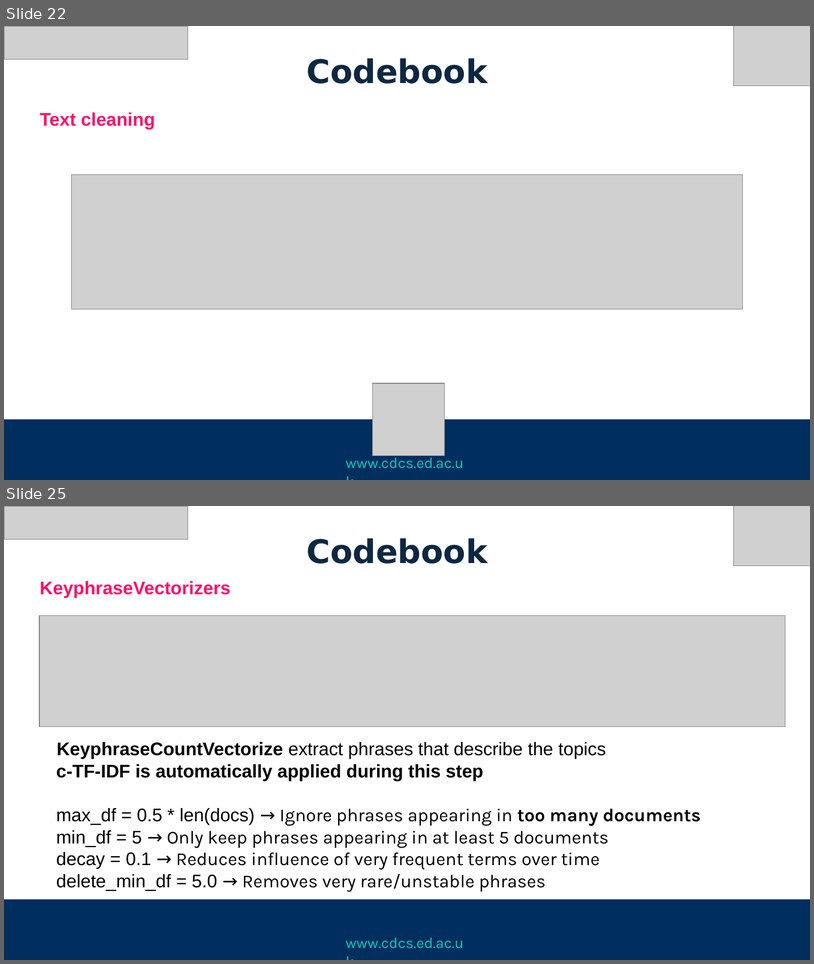
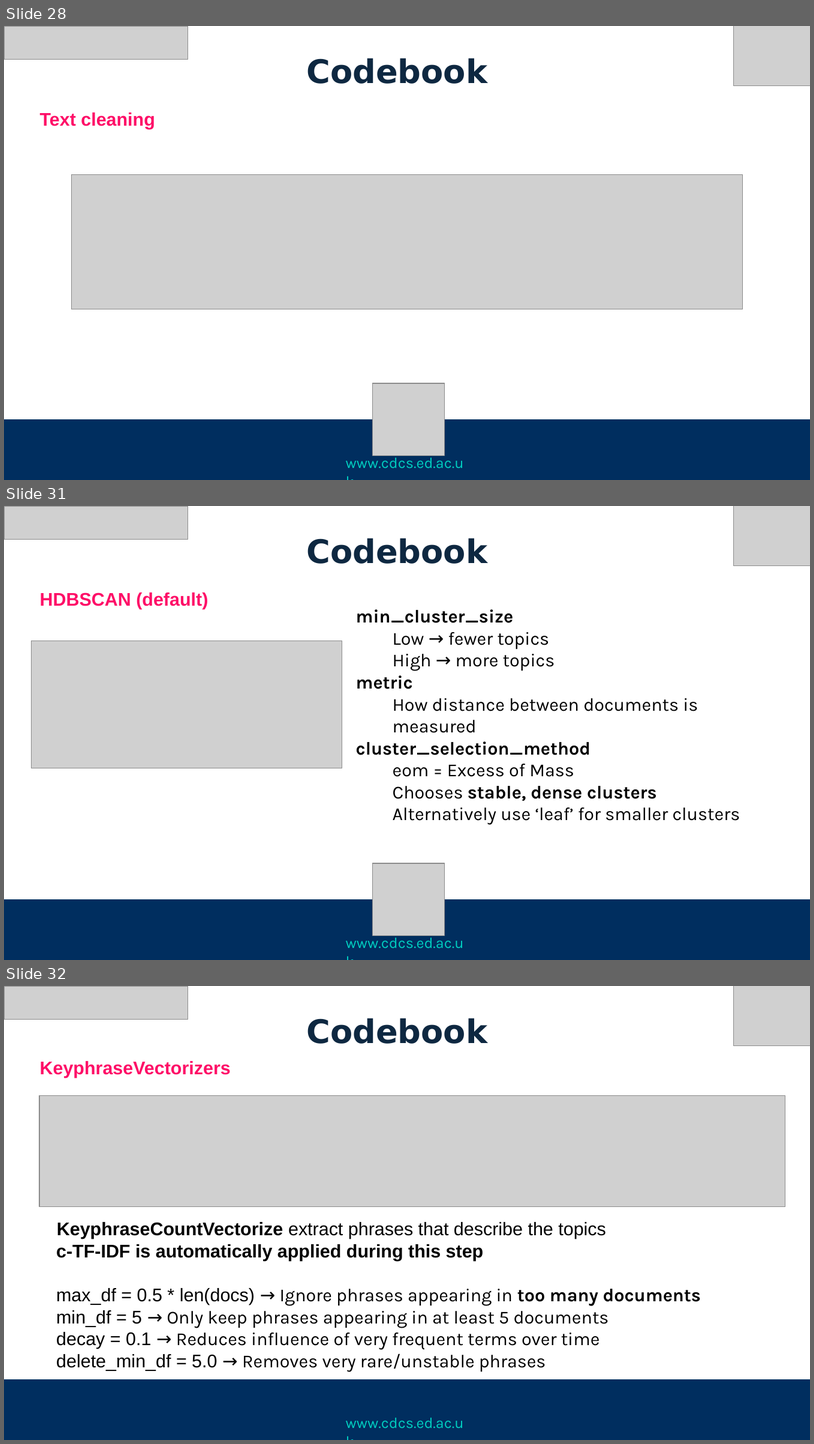
Before and after one commit to DCS-training/TopicModellingBert, a slide deck: Slides/TopicModelingBERT_W1_JL.pptx. Shown one above the other, each under a label of ours: slides 22 and 25 before the commit, slides 28, 31 and 32 after it; the slides between them are not shown. The pictures are 814x964 and 814x1444 pixels, drawn with LibreOffice and Linux fonts; fonts in the diff are those of the drawing; grey boxes stand for pictures. Boxes give left, top, right and bottom in pixels: in the first picture for what was removed or moved away, otherwise in the second. Text is boxed around its words. In the diff, an @@ line names an element or a change of style, - is before the commit and + after.

```diff
--- a/Slides/TopicModelingBERT_W1_JL.pptx
+++ b/Slides/TopicModelingBERT_W1_JL.pptx
@@ slide 31 added at (4, 506, 810, 960), background #FFFFFF @@
@@ picture added at (4, 506, 188, 539) @@
@@ picture added at (734, 506, 810, 566) @@
@@ text added at (306, 538, 488, 564), 32 pt, text #0E2841, bold @@
+Codebook
@@ text added at (40, 592, 208, 609), 18 pt, text #FE0E67, bold @@
+HDBSCAN (default)
@@ text added at (356, 609, 741, 825), 18 pt, text #000000 @@
+min_cluster_size
+  Low → fewer topics
+  High → more topics
+metric
+  How distance between documents is measured
+cluster_selection_method
+  eom = Excess of Mass
+  Chooses stable, dense clusters
+  Alternatively use ‘leaf’ for smaller clusters
@@ picture added at (32, 640, 343, 768) @@
@@ picture added at (373, 863, 445, 936) @@
@@ rectangle added at (4, 899, 810, 960), fill #002E5F @@
@@ text added at (346, 934, 464, 948), 14.9 pt, text #00CEC0 @@
+www.cdcs.ed.ac.uk
@@ what was slide 22 is now slide 28 @@
@@ what was slide 25 is now slide 32 @@
```
Also in this commit, not shown: 10 slides changed, 7 other slides added, 1 slide removed, 2 other files.
